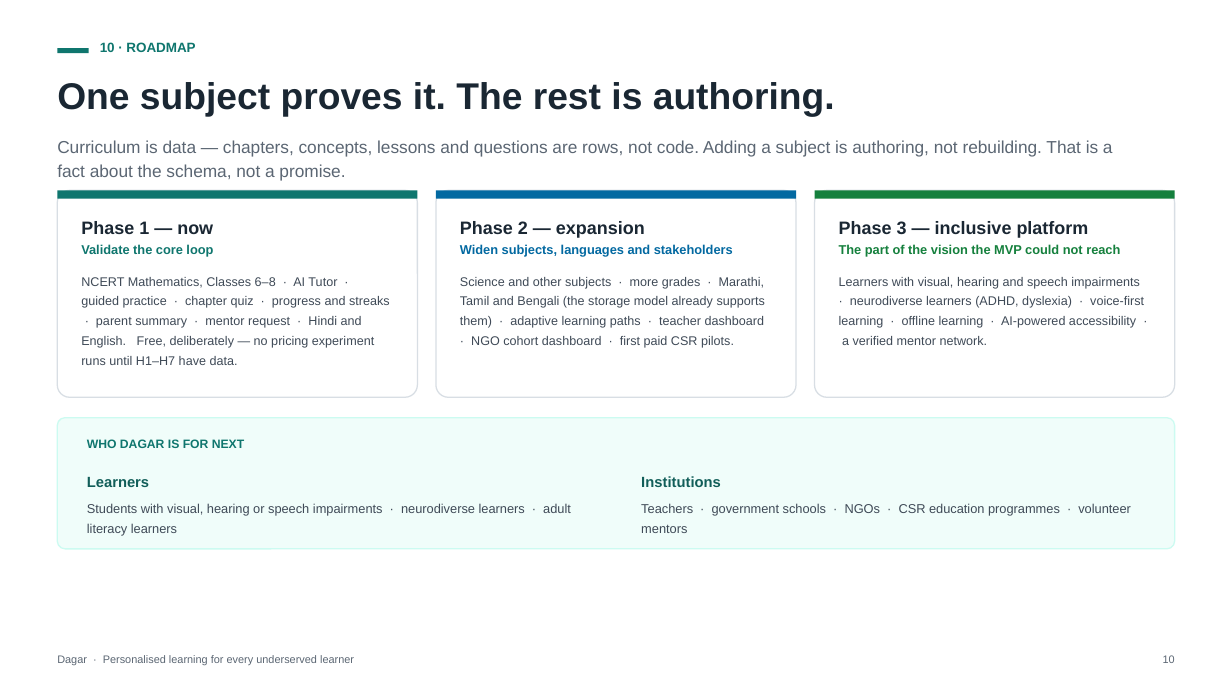
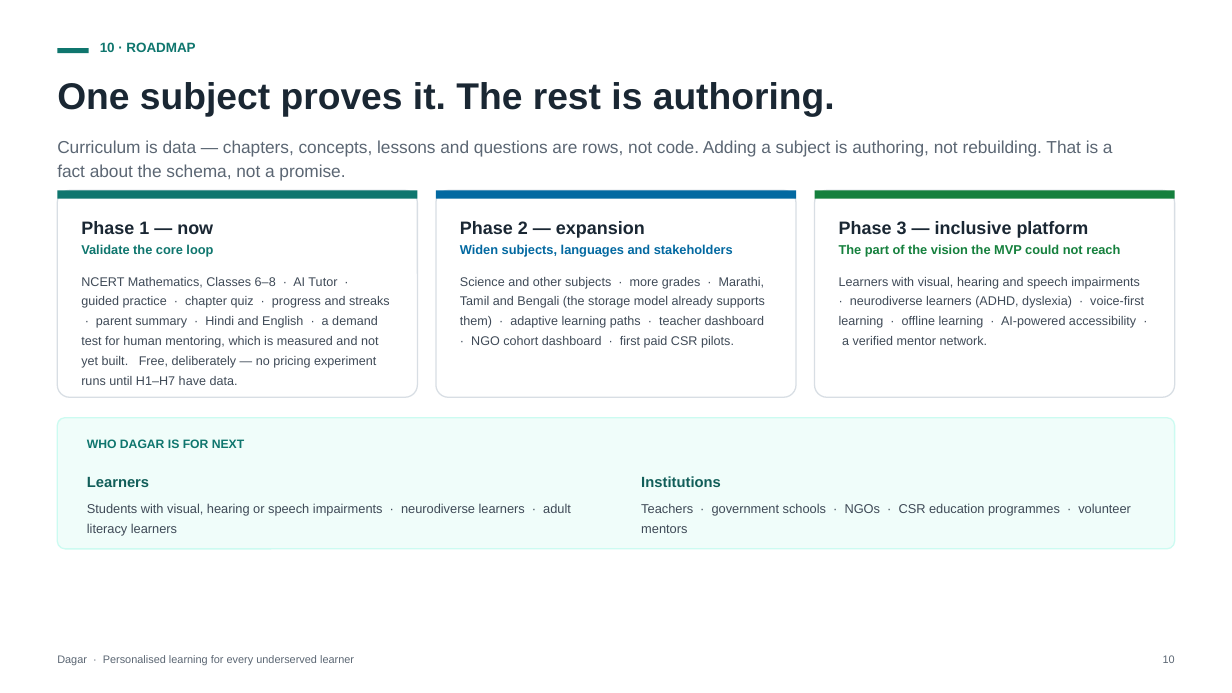
Before and after one commit to ap9650/dagar, a slide deck: slide 11 of docs/deck/Dagar-Pitch-Deck.pptx. Drawn at 1232x693 pixels with LibreOffice and Linux fonts; fonts in the diff are those of the drawing. Boxes give left, top, right and bottom in pixels: in the first picture for what was removed or moved away, otherwise in the second. Text is boxed around its words. In the diff, an @@ line names an element or a change of style, - is before the commit and + after.

```diff
--- a/docs/deck/Dagar-Pitch-Deck.pptx
+++ b/docs/deck/Dagar-Pitch-Deck.pptx
@@ text at (81, 277, 390, 385): text changed @@
-NCERT Mathematics, Classes 6–8 · AI Tutor · guided practice · chapter quiz · progress and streaks · parent summary · mentor request · Hindi and English. Free, deliberately — no pricing experiment runs until H1–H7 have data.
+NCERT Mathematics, Classes 6–8 · AI Tutor · guided practice · chapter quiz · progress and streaks · parent summary · Hindi and English · a demand test for human mentoring, which is measured and not yet built. Free, deliberately — no pricing experiment runs until H1–H7 have data.
```
Also in this commit, not shown: 2 other slides changed, 7 other files.
